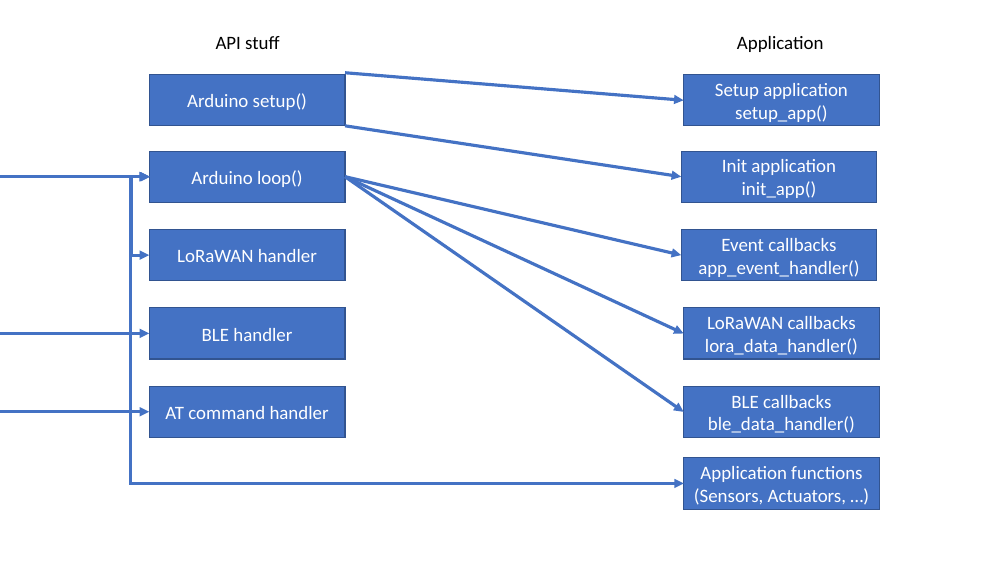
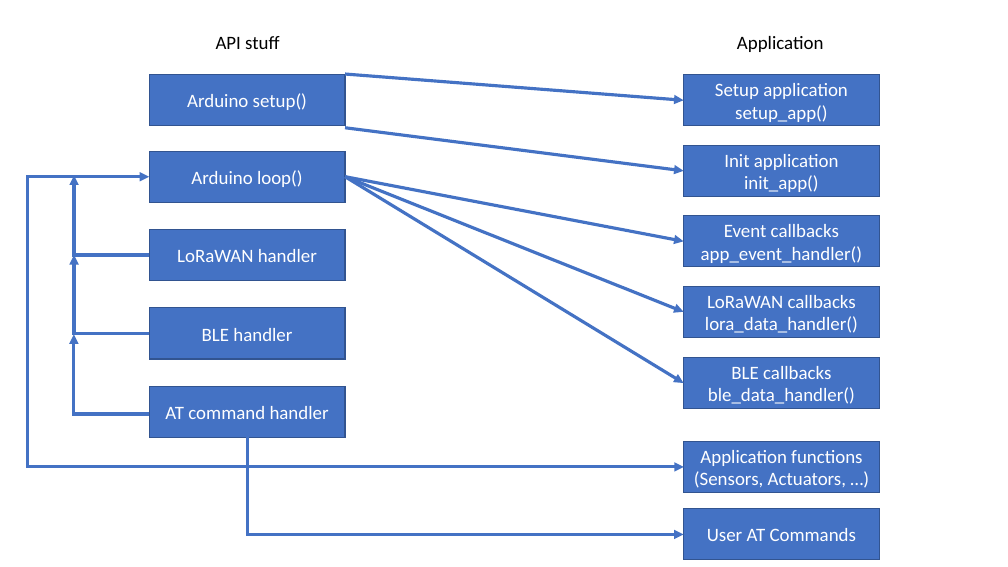
Before and after one commit to beegee-tokyo/WisBlock-API, a slide deck: slide 1 of assets/Structure.pptx. Drawn at 1008x567 pixels with LibreOffice and Linux fonts; fonts in the diff are those of the drawing. Boxes give left, top, right and bottom in pixels: in the first picture for what was removed or moved away, otherwise in the second. Text is boxed around its words. In the diff, an @@ line names an element or a change of style, - is before the commit and + after.

```diff
--- a/assets/Structure.pptx
+++ b/assets/Structure.pptx
@@ arrow moved from (345, 126) - (681, 177) to (345, 128) - (684, 171) @@
@@ rectangle "Init application init_app()": place and size @@
-rectangle "Init application init_app()" at <box>681,151,877,203</box>
+rectangle "Init application init_app()" at <box>684,145,879,197</box>
@@ elbow double arrow moved from (149, 177) - (684, 484) to (149, 177) - (684, 467) @@
@@ elbow double arrow moved from (150, 177) - (149, 255) to (149, 255) - (74, 175) @@
@@ elbow double arrow (149, 255) - (74, 175): elbow double arrow to elbow arrow @@
@@ elbow double arrow removed from (149, 177) to (149, 333) @@
@@ arrow moved from (345, 177) - (681, 255) to (345, 177) - (684, 241) @@
@@ arrow moved from (345, 177) - (684, 333) to (345, 177) - (684, 312) @@
@@ arrow moved from (345, 177) - (684, 412) to (345, 177) - (684, 383) @@
@@ rectangle "Event callbacks app_event_handler()": place and size @@
-rectangle "Event callbacks app_event_handler()" at <box>681,230,877,281</box>
+rectangle "Event callbacks app_event_handler()" at <box>684,216,879,267</box>
@@ elbow double arrow moved from (149, 177) - (149, 412) to (149, 333) - (74, 255) @@
@@ elbow double arrow (149, 333) - (74, 255): elbow double arrow to elbow arrow @@
@@ rectangle "LoRaWAN callbacks lora_data_handler()": place and size @@
-rectangle "LoRaWAN callbacks lora_data_handler()" at <box>684,308,879,359</box>
+rectangle "LoRaWAN callbacks lora_data_handler()" at <box>684,287,879,338</box>
@@ elbow arrow added from (149, 414) to (74, 334), #4472C4 3 pt @@
@@ rectangle "BLE callbacks ble_data_handler()": place and size @@
-rectangle "BLE callbacks ble_data_handler()" at <box>684,386,879,438</box>
+rectangle "BLE callbacks ble_data_handler()" at <box>684,358,879,409</box>
@@ elbow arrow added from (247, 438) to (684, 535), #4472C4 3 pt @@
@@ rectangle "Application functions (Sensors, Actuators, …)": place and size @@
-rectangle "Application functions (Sensors, Actuators, …)" at <box>684,458,879,510</box>
+rectangle "Application functions (Sensors, Actuators, …)" at <box>684,442,879,493</box>
@@ rectangle added at <box>684,509,879,560</box>, fill #4472C4, outline #325491 1 pt, 18 pt, text #FFFFFF @@
+User AT Commands
```
Also in this commit, not shown: 8 other files.
